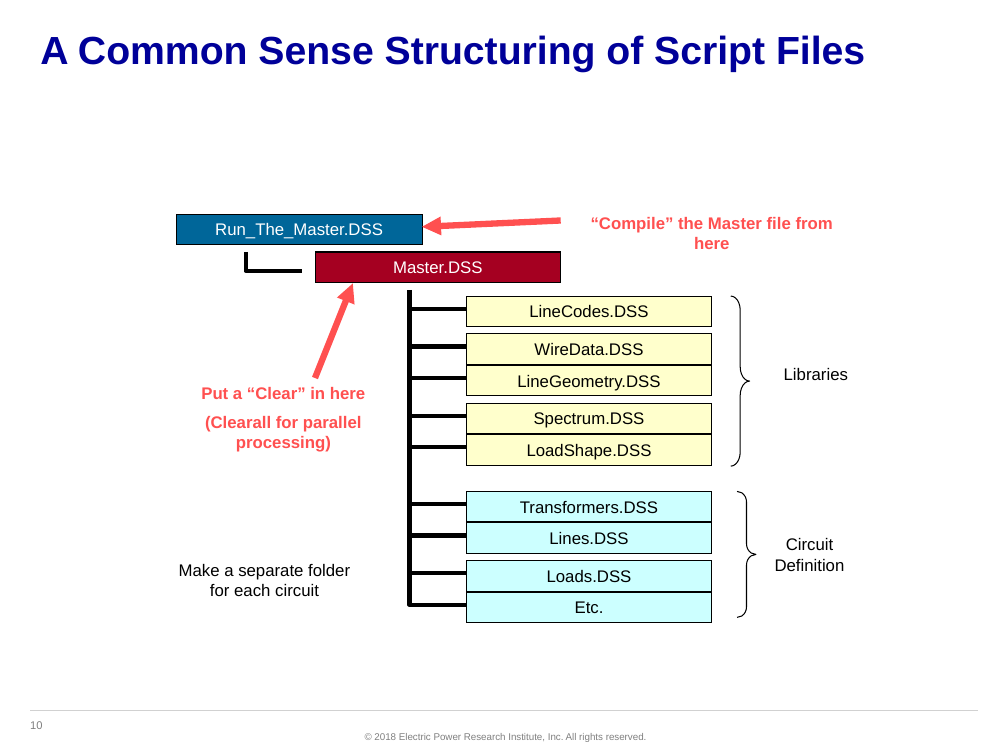
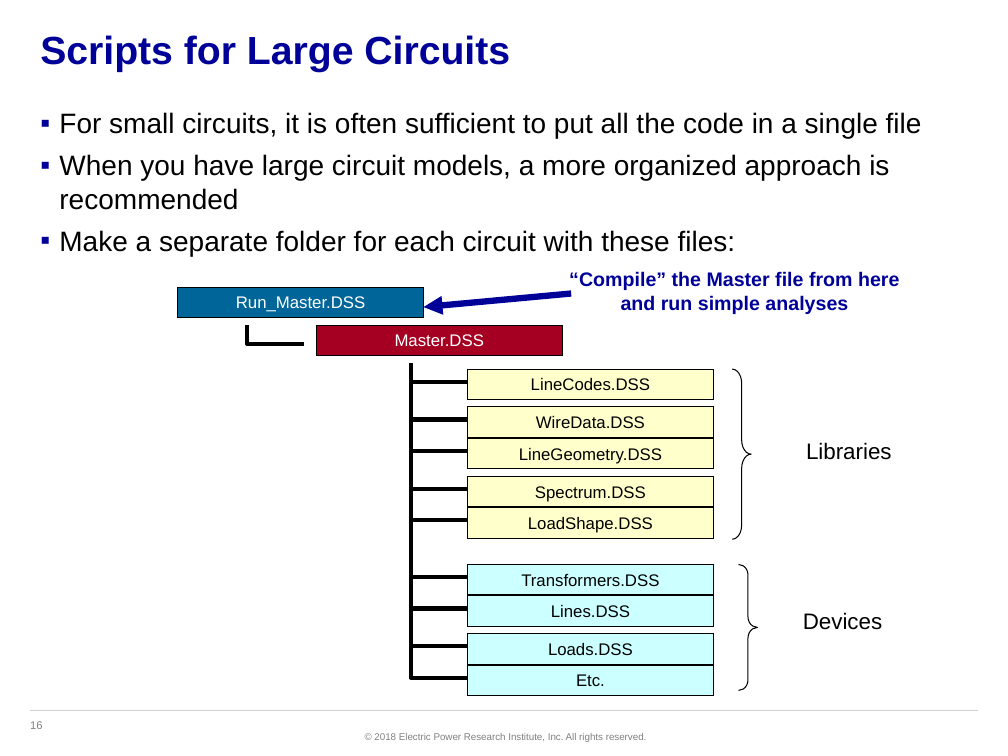
Before and after one commit to dss-extensions/opendss-svn-mirror, a slide deck: slide 16 of trunk/Training/NCSU-2018/Scripting Basics.pptx (slide 10 before the commit). Drawn at 1008x756 pixels with LibreOffice and Linux fonts; fonts in the diff are those of the drawing; background and template pictures are left out. Boxes give left, top, right and bottom in pixels: in the first picture for what was removed or moved away, otherwise in the second. Text is boxed around its words. In the diff, an @@ line names an element or a change of style, - is before the commit and + after.

```diff
--- a/trunk/Training/NCSU-2018/Scripting Basics.pptx
+++ b/trunk/Training/NCSU-2018/Scripting Basics.pptx
@@ title at [40, 35, 510, 72]: text changed @@
-A Common Sense Structuring of Script Files
+Scripts for Large Circuits
@@ text added at [59, 112, 922, 256], 20 pt, text #000000 @@
+▪ For small circuits, it is often sufficient to put all the code in a single file
+▪ When you have large circuit models, a more organized approach is recommended
+▪ Make a separate folder for each circuit with these files:
@@ text in rectangle at [236, 296, 366, 312]: text changed @@
-Run_The_Master.DSS
+Run_Master.DSS
@@ arrow removed from (314, 378) to (353, 283) @@
@@ arrow moved from (560, 221) - (422, 227) to (572, 293) - (423, 307) @@
@@ arrow (572, 293) - (423, 307): stroke #FF5050 4.5 pt to #000099 4.5 pt @@
@@ text at [569, 271, 899, 314]: text changed; size 12 to 14 pt; text colour #FF5050 to #000099 @@
-“Compile” the Master file from here
+“Compile” the Master file from here and run simple analyses
@@ 6 rectangles, 1 right brace, 1 freeform shape: place and size @@
-6 rectangles, 1 right brace, 1 freeform shape at [246, 252, 750, 591]
+6 rectangles, 1 right brace, 1 freeform shape at [247, 325, 751, 664]
@@ rectangle "Master.DSS": place and size @@
-rectangle "Master.DSS" at [314, 252, 560, 282]
+rectangle "Master.DSS" at [317, 325, 562, 355]
@@ text removed at [201, 387, 365, 452] @@
-Put a “Clear” in here
-(Clearall for parallel processing)
@@ freeform shape: place and size @@
-freeform shape at [409, 378, 466, 416]
+freeform shape at [411, 382, 468, 420]
@@ freeform shape: place and size @@
-freeform shape at [409, 347, 466, 378]
+freeform shape at [411, 363, 468, 382]
@@ freeform shape: place and size @@
-freeform shape at [409, 415, 466, 447]
+freeform shape at [411, 419, 468, 451]
@@ text "Libraries": place and size @@
-text "Libraries" at [784, 368, 848, 380]
+text "Libraries" at [806, 442, 892, 460]
@@ text "Libraries" at [806, 442, 892, 460]: size 12 to 16 pt; more space between paragraphs @@
@@ freeform shape: place and size @@
-freeform shape at [409, 442, 466, 504]
+freeform shape at [411, 451, 468, 489]
@@ freeform shape: place and size @@
-freeform shape at [409, 504, 466, 535]
+freeform shape at [411, 489, 468, 520]
@@ freeform shape: place and size @@
-freeform shape at [409, 535, 466, 574]
+freeform shape at [411, 514, 468, 577]
@@ text removed at [775, 538, 845, 571] @@
-Circuit
-Definition
@@ text removed at [179, 564, 350, 596] @@
-Make a separate folder for each circuit
@@ 4 rectangles, 1 right brace: place and size @@
-4 rectangles, 1 right brace at [176, 215, 756, 623]
+4 rectangles, 1 right brace at [177, 287, 758, 696]
@@ freeform shape at [411, 577, 468, 608]: outline redrawn @@
@@ freeform shape: place and size @@
-freeform shape at [409, 308, 466, 347]
+freeform shape at [411, 609, 468, 647]
@@ text added at [803, 612, 882, 630], 16 pt, text #000000 @@
+Devices
@@ freeform shape: place and size @@
-freeform shape at [409, 290, 466, 309]
+freeform shape at [411, 646, 468, 677]
```
Also in this commit, not shown: 5 other slides changed, 12 slides added, 3 slides removed.
